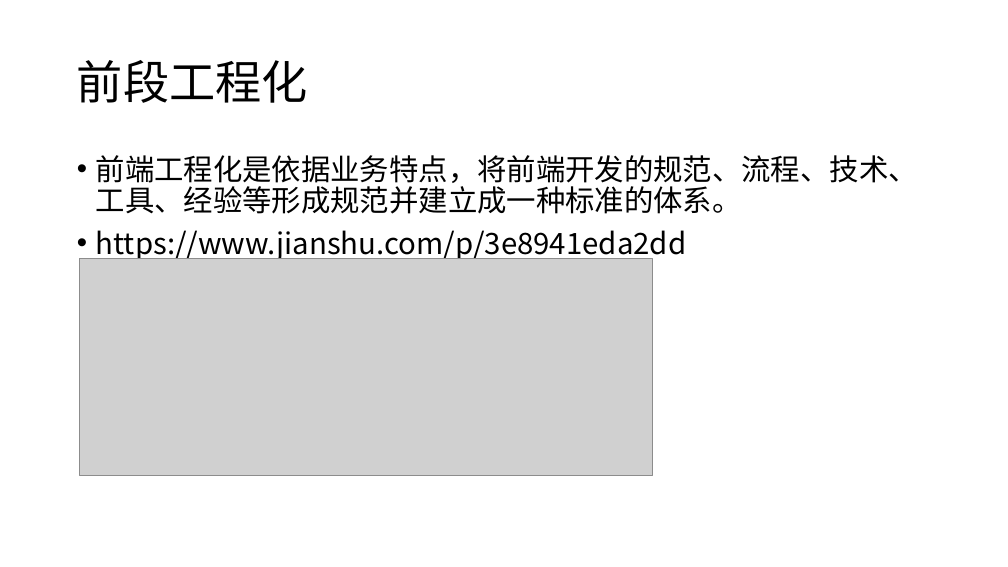
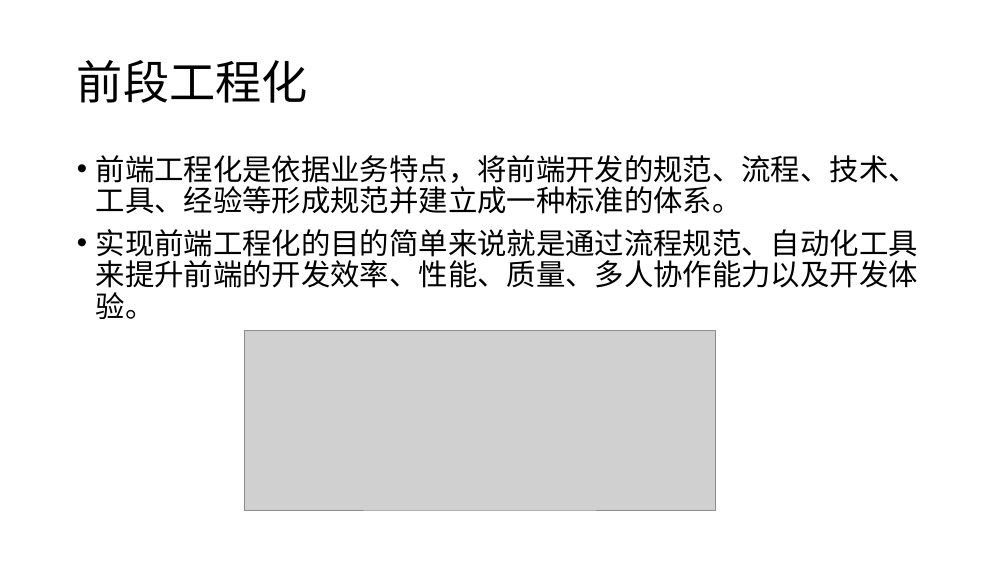
Before and after one commit to Quixote719/Knowledge, a slide deck: slide 2 of 前段工程化工具.pptx. Drawn at 1008x567 pixels with LibreOffice and Linux fonts; fonts in the diff are those of the drawing; grey boxes stand for pictures. Boxes give left, top, right and bottom in pixels: in the first picture for what was removed or moved away, otherwise in the second. Text is boxed around its words. In the diff, an @@ line names an element or a change of style, - is before the commit and + after.

```diff
--- a/前段工程化工具.pptx
+++ b/前段工程化工具.pptx
@@ text at [96, 229, 918, 319]: text changed @@
-• https://www.jianshu.com/p/3e8941eda2dd
+• 实现前端工程化的目的简单来说就是通过流程规范、自动化工具来提升前端的开发效率、性能、质量、多人协作能力以及开发体验。
@@ picture: place and size @@
-picture at [79, 258, 653, 476]
+picture at [244, 331, 716, 510]
```
Also in this commit, not shown: 1 other slide changed, 1 slide added.
